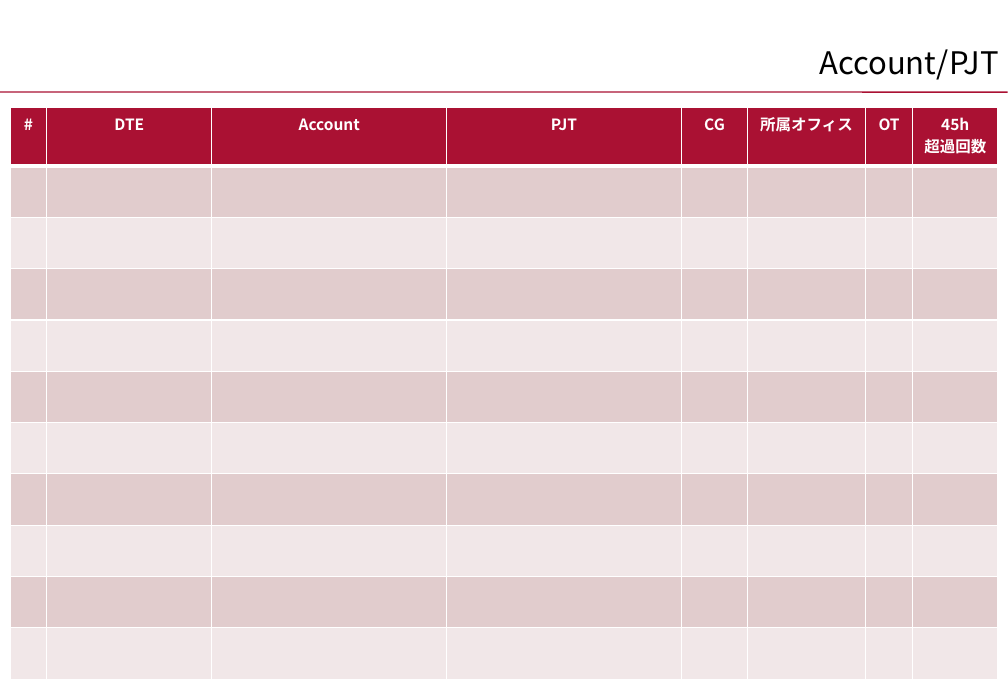
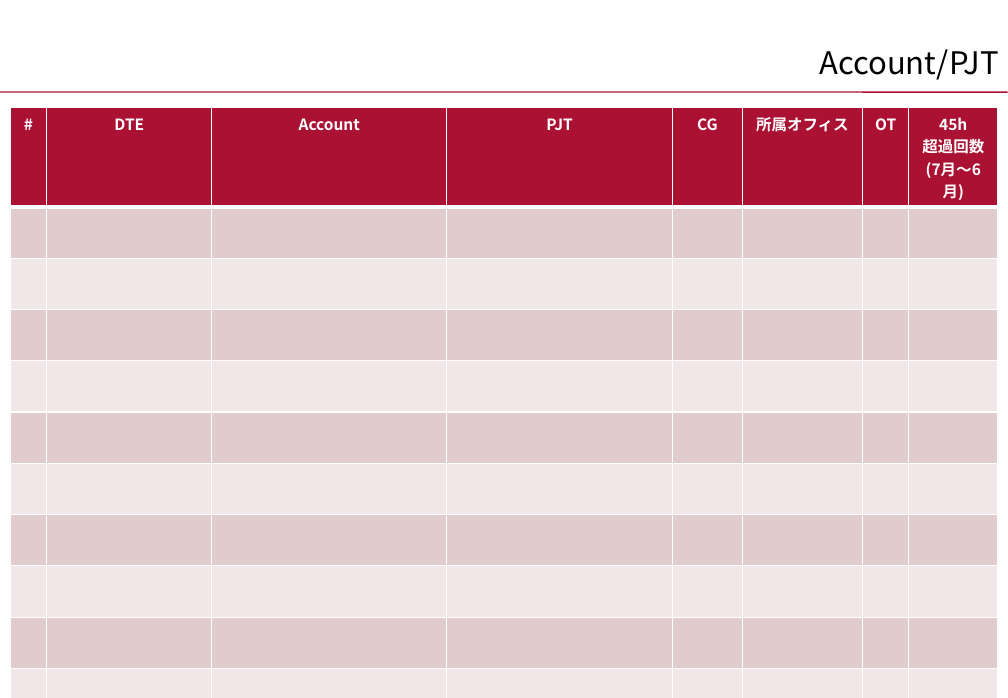
Before and after one commit to nogizakapython/test1, a slide deck: slide 3 of 20241001/安全衛生委員会PowerPointマクロ_ver1.02.pptm. Drawn at 1008x698 pixels with LibreOffice and Linux fonts; fonts in the diff are those of the drawing; background and template pictures are left out. Boxes give left, top, right and bottom in pixels: in the first picture for what was removed or moved away, otherwise in the second. Text is boxed around its words. In the diff, an @@ line names an element or a change of style, - is before the commit and + after.

```diff
--- a/20241001/安全衛生委員会PowerPointマクロ_ver1.02.pptm
+++ b/20241001/安全衛生委員会PowerPointマクロ_ver1.02.pptm
@@ table at (10,108,997,698) @@
-row 1, column 8: 45h / 超過回数
+row 1, column 8: 45h / 超過回数 / (7月～6月)
```
Also in this commit, not shown: 1 other slide changed, 1 slide added, 1 other file.
